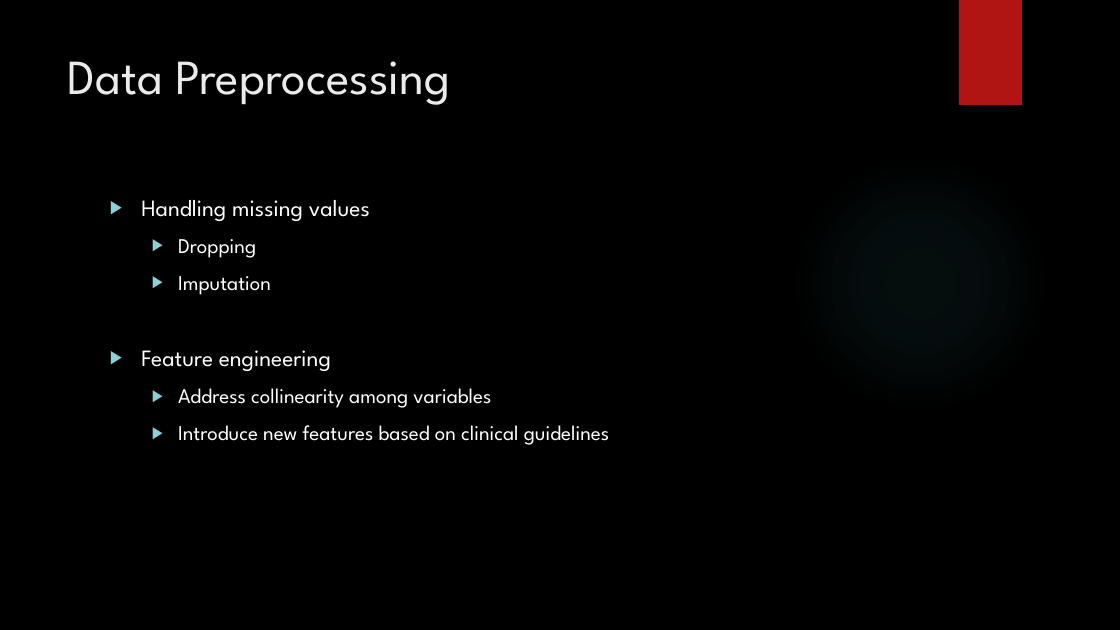
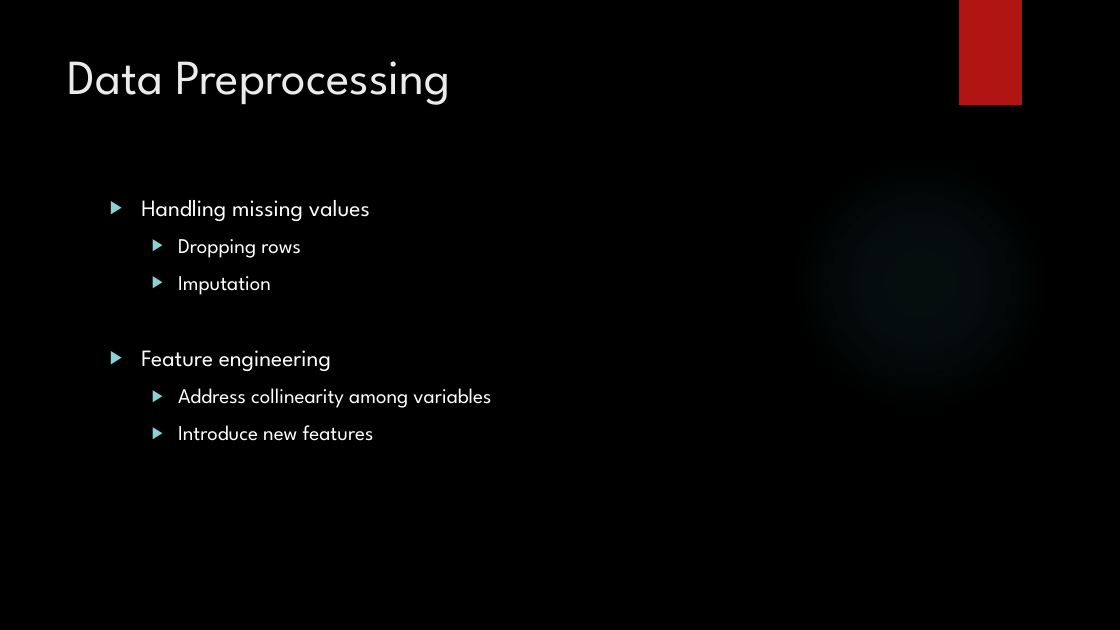
Before and after one commit to airenare/Heart-Disease-Risk-Prediction, a slide deck: slide 12 of reports/Capstone 2 - Keynotes.pptx. Drawn at 1120x630 pixels with LibreOffice and Linux fonts; fonts in the diff are those of the drawing; background and template pictures are left out. Boxes give left, top, right and bottom in pixels: in the first picture for what was removed or moved away, otherwise in the second. Text is boxed around its words. In the diff, an @@ line names an element or a change of style, - is before the commit and + after.

```diff
--- a/reports/Capstone 2 - Keynotes.pptx
+++ b/reports/Capstone 2 - Keynotes.pptx
@@ text at [178, 239, 301, 258]: text changed @@
-  ▶ Dropping
+  ▶ Dropping rows
@@ text at [178, 425, 374, 441]: text changed @@
-  ▶ Introduce new features based on clinical guidelines
+  ▶ Introduce new features
```
Also in this commit, not shown: 5 other slides changed, 6 slides added, 2 other files.
